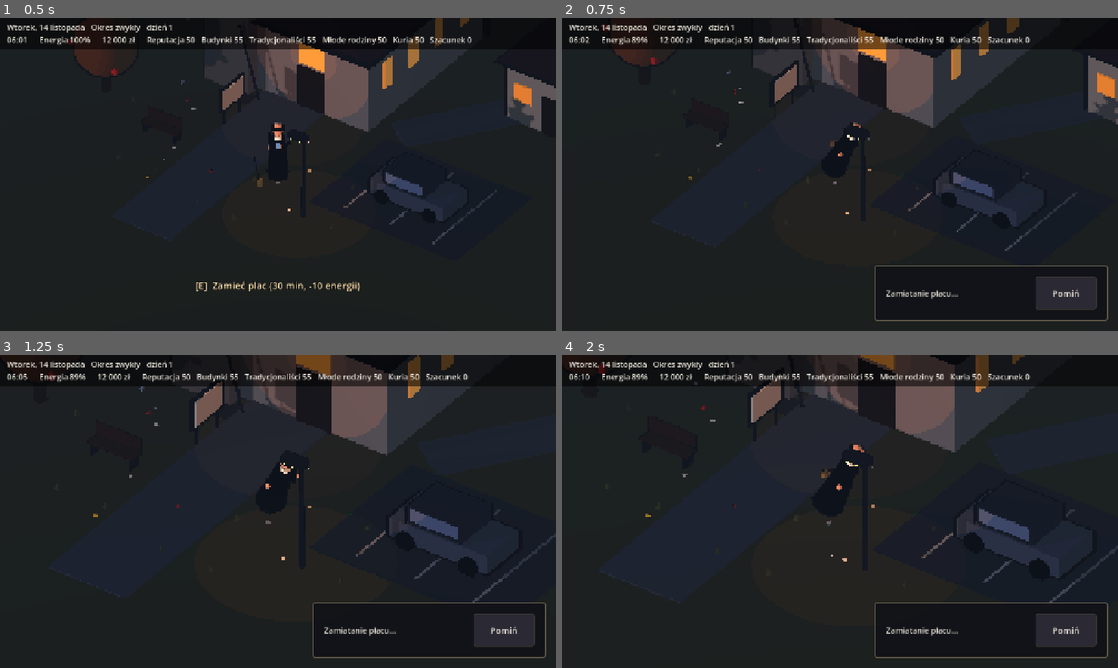
Above: before the commit, frames 1-4 (two rows, left to right).
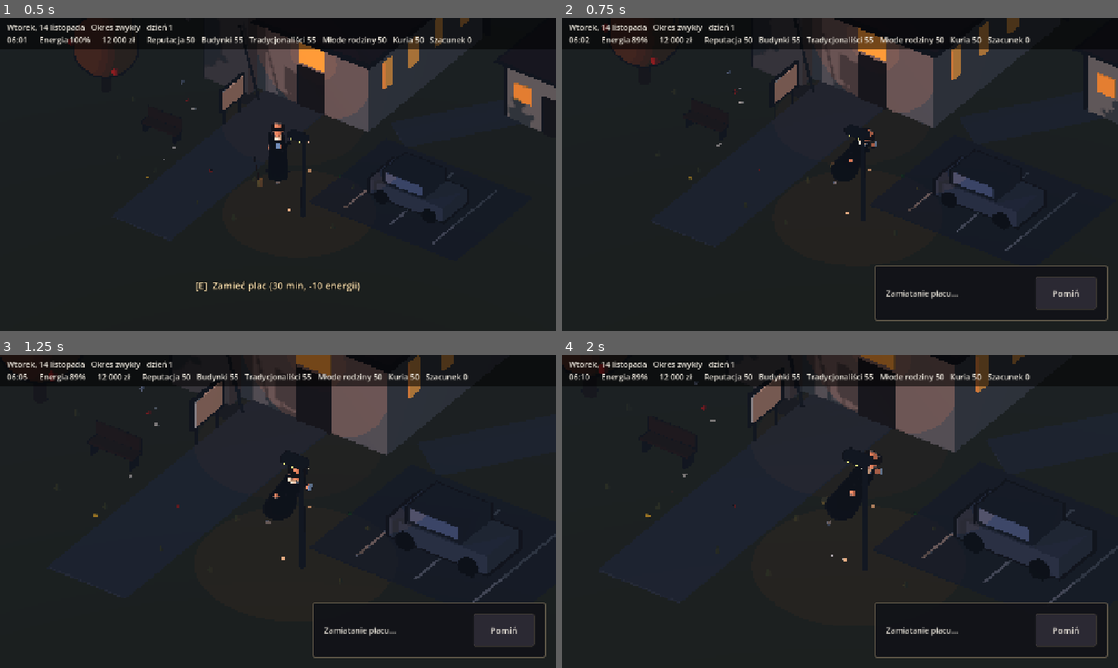
Above: after the commit, the same moments.

Repository: StanisGaw/symulator-ksiedza
Game: Godot game, scene res://scenes/main.tscn
The game is run twice, just before and just after one commit, with the same random seed, the same clock (stepped at 60 frames per second) and the same inputs.
Inputs (mouse positions are in pixels of both pictures, inside the frame that each line leads up to):
- Up to frame 1 (0.5 s): no input
- Up to frame 2 (0.75 s): tap Enter at 0.5 s; move the mouse to (962, 158) at 0.52 s; hold D (move_right) from 0.53 s (still down); tap E (interact) at 0.6 s; click (962, 158) at 0.67 s
- Up to frame 3 (1.25 s): keep holding D (move_right)
- Up to frame 4 (2 s): release D (move_right) at 1.25 s; drag from (728, 527) to (812, 574) at 1.27 s

Frame 1 is identical in both runs. In frame 2, 0.2% of the frame differs, in the area x 48-100%, y 24-48%; in frame 3, 0.1%; in frame 4, 0.2%.

Commit message:
Ksiądz zgina się w pasie, a nie odchyla wokół piersi
Pozy obracały cały węzeł modelu, którego początek jest na wysokości
piersi, więc przy zamiataniu głowa szła w przód, a stopy uciekały do tyłu
i wyglądało to, jakby ksiądz wyginał się w złą stronę.

Bryły postaci wiszą na osobnym węźle, którego początek jest na wysokości
stóp, i to nim obracamy przy pochyleniu, klęczeniu i siadaniu. Stopy
zostają na ziemi, a ksiądz zgina się nad miotłą. Rekwizyty przenoszą się
razem z ciałem, bo wiszą na tym samym węźle.

Co-Authored-By: Claude Opus 5 <noreply@anthropic.com>

Diff:
--- a/scripts/player.gd
+++ b/scripts/player.gd
@@ -5,6 +5,10 @@
 @export var camera_yaw_degrees: float = 35.0
 
 var _model: Node3D
+## Bryły księdza wiszą na osobnym węźle, którego początek jest na wysokości stóp.
+## Pochylenia obracamy właśnie nim, żeby ksiądz zginał się w pasie, a nie odchylał
+## całym ciałem wokół punktu na wysokości piersi.
+var _body: Node3D
 var _nearby: Array[Interactable] = []
 var _current: Interactable
 
@@ -38,11 +42,11 @@
 func hold(prop: Node3D) -> void:
 	drop_props()
 	prop.add_to_group("player_prop")
-	_model.add_child(prop)
+	_body.add_child(prop)
 
 
 func drop_props() -> void:
-	for node in _model.get_children():
+	for node in _body.get_children():
 		if node.is_in_group("player_prop"):
 			node.queue_free()
 
@@ -50,25 +54,25 @@
 ## Pozy do scen: klęczenie, siedzenie, praca w pochyleniu, leżenie.
 func set_pose(pose: String) -> void:
 	_model.position.y = 0.0
+	_model.rotation.x = 0.0
+	_body.rotation.x = 0.0
+	_body.scale = Vector3.ONE
 	match pose:
 		"kneel":
-			_model.scale = Vector3(1, 0.78, 1)
-			_model.rotation.x = deg_to_rad(16)
+			_body.scale = Vector3(1, 0.78, 1)
+			_body.rotation.x = deg_to_rad(16)
 		"sit":
-			_model.scale = Vector3(1, 0.72, 1)
-			_model.rotation.x = deg_to_rad(6)
+			_body.scale = Vector3(1, 0.72, 1)
+			_body.rotation.x = deg_to_rad(6)
 			_model.position.y = -0.3
 		"work":
-			# pochylony nad miotłą
-			_model.scale = Vector3(1, 0.94, 1)
-			_model.rotation.x = deg_to_rad(24)
+			# pochylony nad miotłą, zgięty w pasie, stopy zostają na ziemi
+			_body.scale = Vector3(1, 0.94, 1)
+			_body.rotation.x = deg_to_rad(26)
 		"lie":
-			# obrót o prosty kąt kładzie ciało wzdłuż łóżka, głową w stronę poduszki
-			_model.scale = Vector3(1, 0.95, 1)
+			# całe ciało kładzie się wzdłuż łóżka, głową w stronę poduszki
+			_body.scale = Vector3(1, 0.95, 1)
 			_model.rotation = Vector3(deg_to_rad(-90), 0, 0)
-		_:
-			_model.scale = Vector3.ONE
-			_model.rotation.x = 0.0
 
 
 ## Walking bob for cutscenes (the model has no legs yet).
@@ -139,6 +143,7 @@
 	var root := Node3D.new()
 	root.position = Vector3(0, -1.1, 0)
 	_model.add_child(root)
+	_body = root
 	_part(root, _cyl(0.34, 0.52, 1.5), Palette.CASSOCK, Vector3(0, 0.75, 0))
 	_part(root, _cyl(0.3, 0.34, 0.55), Palette.CASSOCK, Vector3(0, 1.77, 0))
 	_part(root, _cyl(0.2, 0.2, 0.12), Palette.COLLAR, Vector3(0, 2.09, 0))
